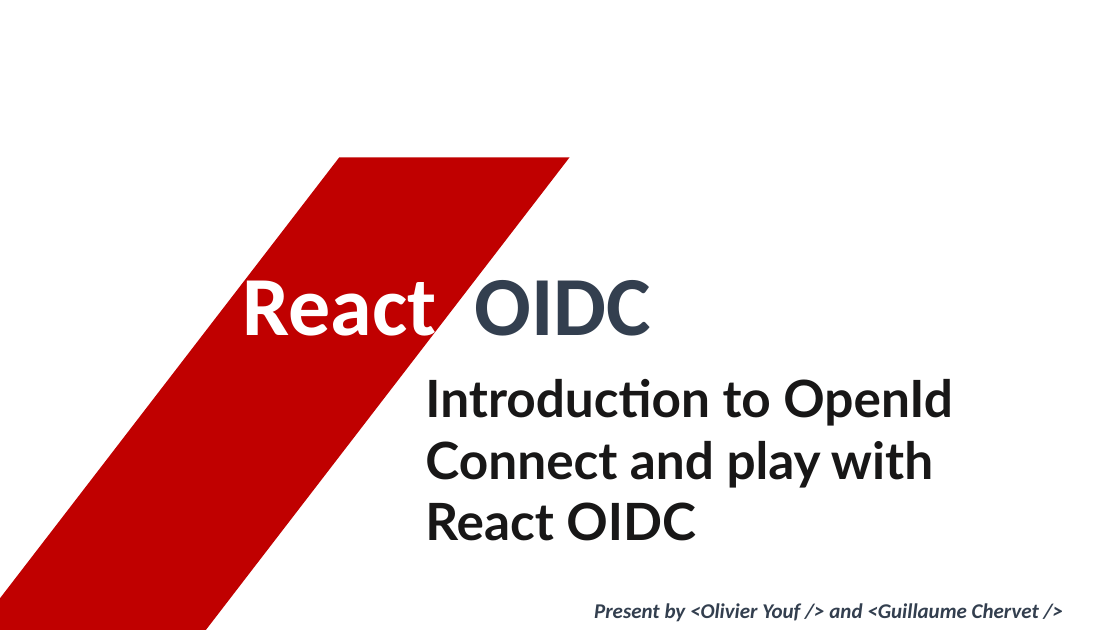
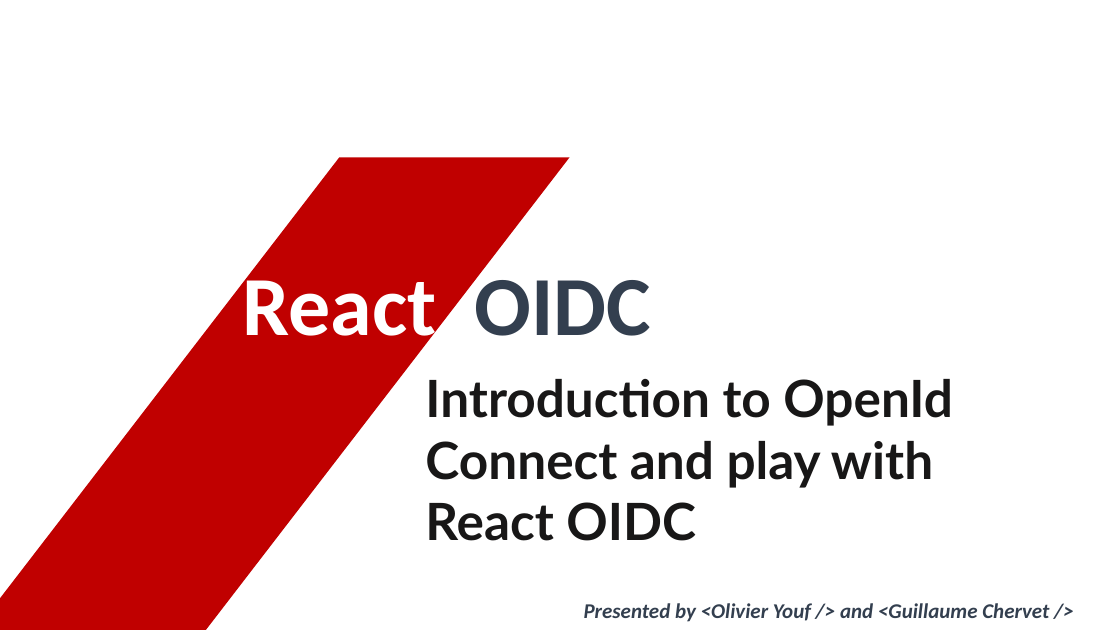
Before and after one commit to guillaume-chervet/course.rest, a slide deck: slide 1 of documentations/React OIDC final.pptx. Drawn at 1120x630 pixels with LibreOffice and Linux fonts; fonts in the diff are those of the drawing; background and template pictures are left out. Boxes give left, top, right and bottom in pixels: in the first picture for what was removed or moved away, otherwise in the second. Text is boxed around its words. In the diff, an @@ line names an element or a change of style, - is before the commit and + after.

Commit message:
update

```diff
--- a/documentations/React OIDC final.pptx
+++ b/documentations/React OIDC final.pptx
@@ text at bbox=[584, 603, 1049, 622]: text changed @@
-Present by <Olivier Youf /> and <Guillaume Chervet />
+Presented by <Olivier Youf /> and <Guillaume Chervet />
```
